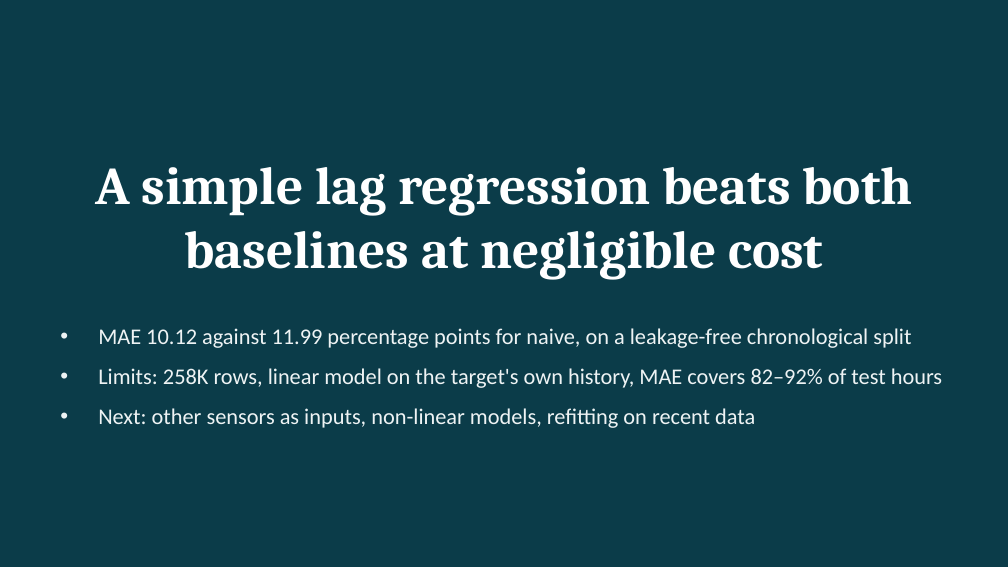
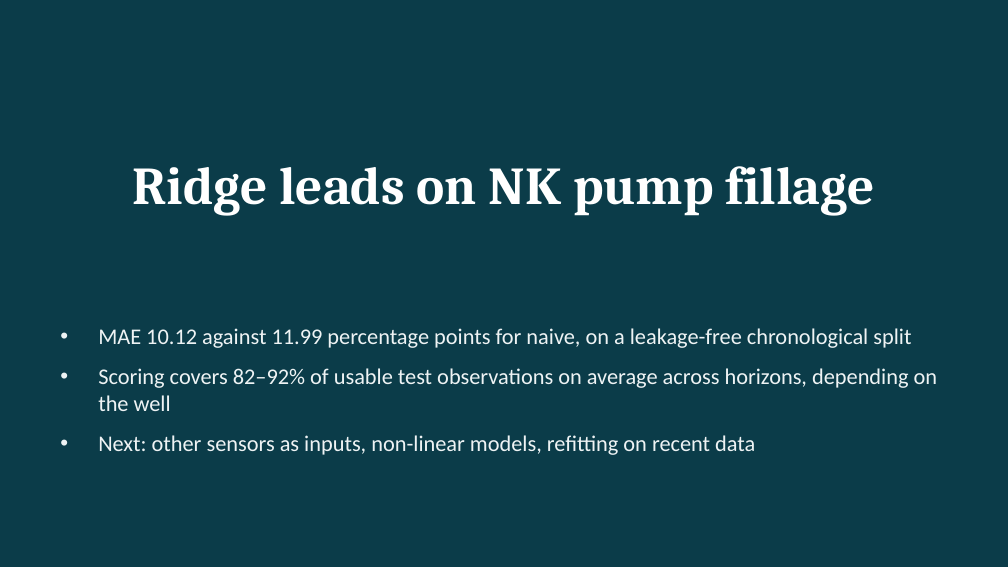
Before and after one commit to R0onen/Short-Term-Forecasting-of-Well-Parameters, a slide deck: slide 12 of presentation/well-forecast-defense.pptx. Drawn at 1008x567 pixels with LibreOffice and Linux fonts; fonts in the diff are those of the drawing. Boxes give left, top, right and bottom in pixels: in the first picture for what was removed or moved away, otherwise in the second. Text is boxed around its words. In the diff, an @@ line names an element or a change of style, - is before the commit and + after.

```diff
--- a/presentation/well-forecast-defense.pptx
+++ b/presentation/well-forecast-defense.pptx
@@ title at <box>133,166,875,216</box>: text changed @@
-A simple lag regression beats both baselines at negligible cost
+Ridge leads on NK pump fillage
@@ text at <box>98,368,938,411</box>: text changed @@
-• Limits: 258K rows, linear model on the target's own history, MAE covers 82–92% of test hours
+• Scoring covers 82–92% of usable test observations on average across horizons, depending on the well
```
Also in this commit, not shown: 6 other slides changed, 12 other files.
